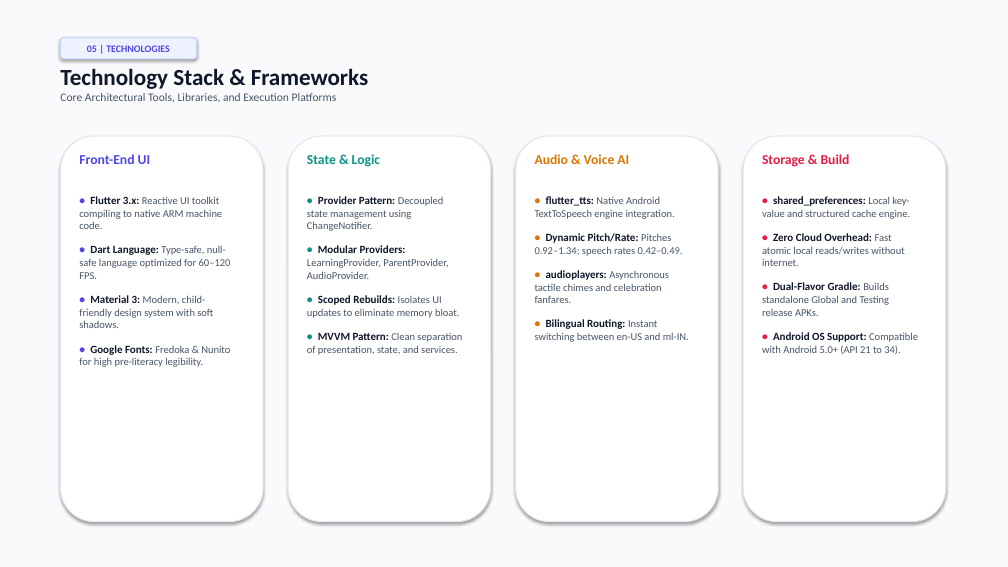
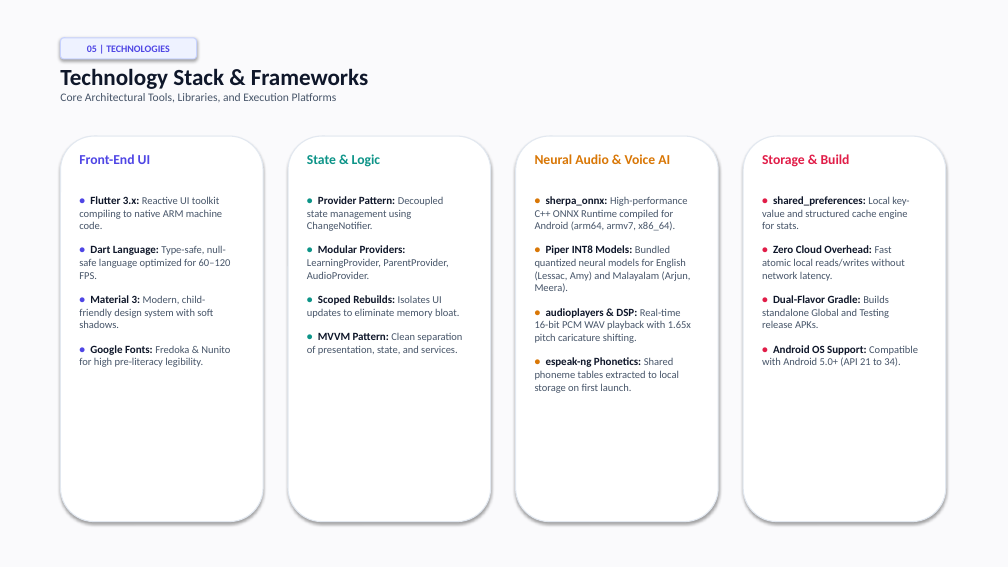
Before and after one commit to srj-nandu/jaroos-educational-app, a slide deck: slide 7 of releases/JAROOS_Minimalist_Presentation.pptx. Drawn at 1008x567 pixels with LibreOffice and Linux fonts; fonts in the diff are those of the drawing. Boxes give left, top, right and bottom in pixels: in the first picture for what was removed or moved away, otherwise in the second. Text is boxed around its words. In the diff, an @@ line names an element or a change of style, - is before the commit and + after.

```diff
--- a/releases/JAROOS_Minimalist_Presentation.pptx
+++ b/releases/JAROOS_Minimalist_Presentation.pptx
@@ text at box(535, 154, 670, 164): text changed @@
-Audio & Voice AI
+Neural Audio & Voice AI
@@ text at box(535, 196, 691, 393): text changed @@
-• flutter_tts: Native Android TextToSpeech engine integration.
-• Dynamic Pitch/Rate: Pitches 0.92–1.34; speech rates 0.42–0.49.
-• audioplayers: Asynchronous tactile chimes and celebration fanfares.
-• Bilingual Routing: Instant switching between en-US and ml-IN.
+• sherpa_onnx: High-performance C++ ONNX Runtime compiled for Android (arm64, armv7, x86_64).
+• Piper INT8 Models: Bundled quantized neural models for English (Lessac, Amy) and Malayalam (Arjun, Meera).
+• audioplayers & DSP: Real-time 16-bit PCM WAV playback with 1.65x pitch caricature shifting.
+• espeak-ng Phonetics: Shared phoneme tables extracted to local storage on first launch.
@@ text at box(762, 196, 909, 281): text changed @@
-• shared_preferences: Local key-value and structured cache engine.
-• Zero Cloud Overhead: Fast atomic local reads/writes without internet.
+• shared_preferences: Local key-value and structured cache engine for stats.
+• Zero Cloud Overhead: Fast atomic local reads/writes without network latency.
```
Also in this commit, not shown: 7 other slides changed, 5 other files.
